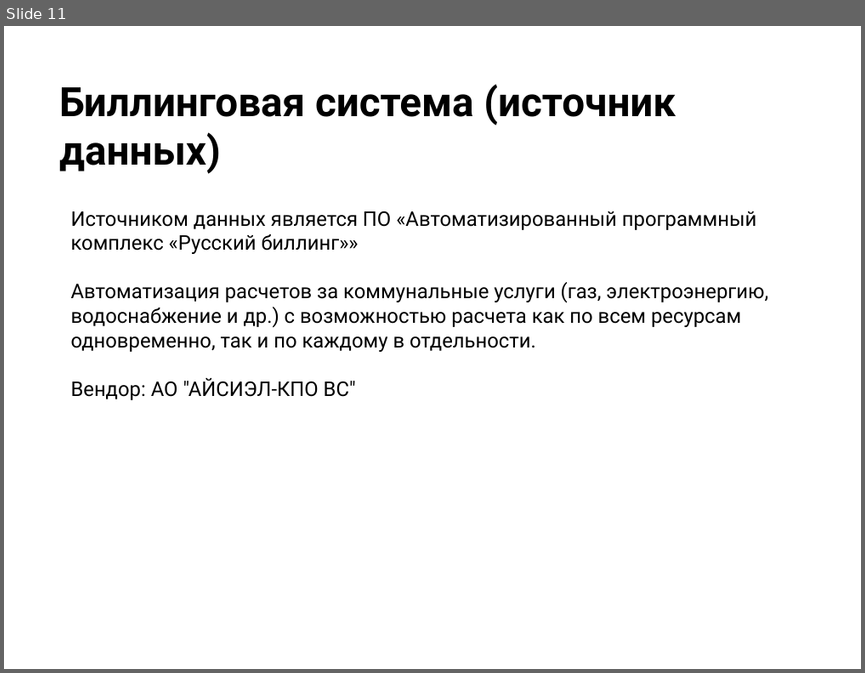
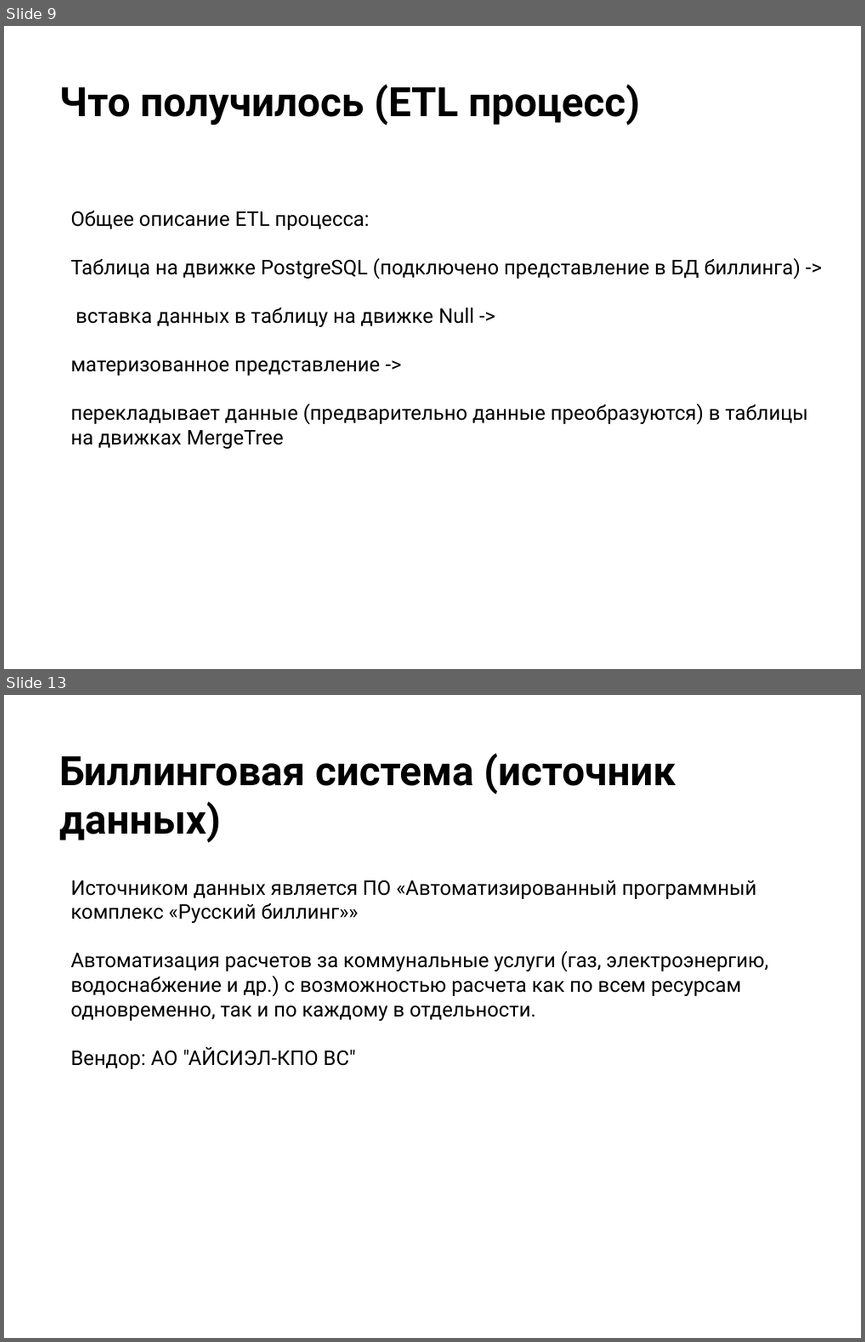
Before and after one commit to anton20044/ClickHouse_Final_Project, a slide deck: Презентация.pptx. Shown one above the other, each under a label of ours: slide 11 before the commit, slides 9 and 13 after it; the slides between them are not shown. The pictures are 865x673 and 865x1342 pixels, drawn with LibreOffice and Linux fonts; fonts in the diff are those of the drawing; background and template pictures are left out. Boxes give left, top, right and bottom in pixels: in the first picture for what was removed or moved away, otherwise in the second. Text is boxed around its words. In the diff, an @@ line names an element or a change of style, - is before the commit and + after.

```diff
--- a/Презентация.pptx
+++ b/Презентация.pptx
@@ slide 9 added at <box>4,26,861,669</box>, background picture (left out) @@
@@ title added at <box>59,84,640,125</box>, 34 pt, text #000000, bold @@
+Что получилось (ETL процесс)
@@ text added at <box>71,210,808,448</box>, 17 pt, text #000000 @@
+Общее описание ETL процесса:
+Таблица на движке PostgreSQL (подключено представление в БД биллинга) ->
+вставка данных в таблицу на движке Null ->
+материзованное представление ->
+перекладывает данные (предварительно данные преобразуются) в таблицы на движках MergeTree
@@ what was slide 11 is now slide 13 @@
```
Also in this commit, not shown: 1 slide changed, 4 other slides added, 8 slides removed, 1 other file.
